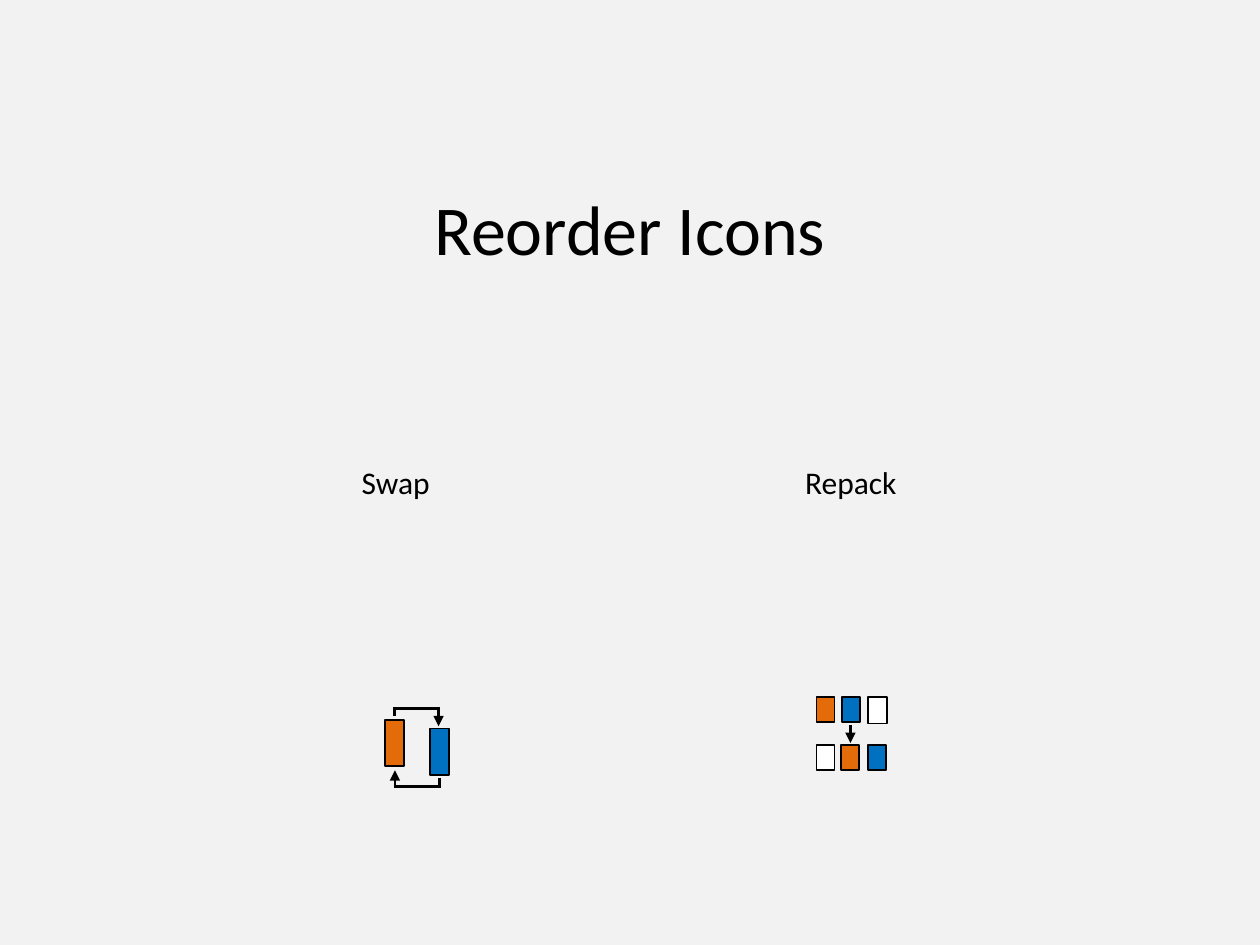
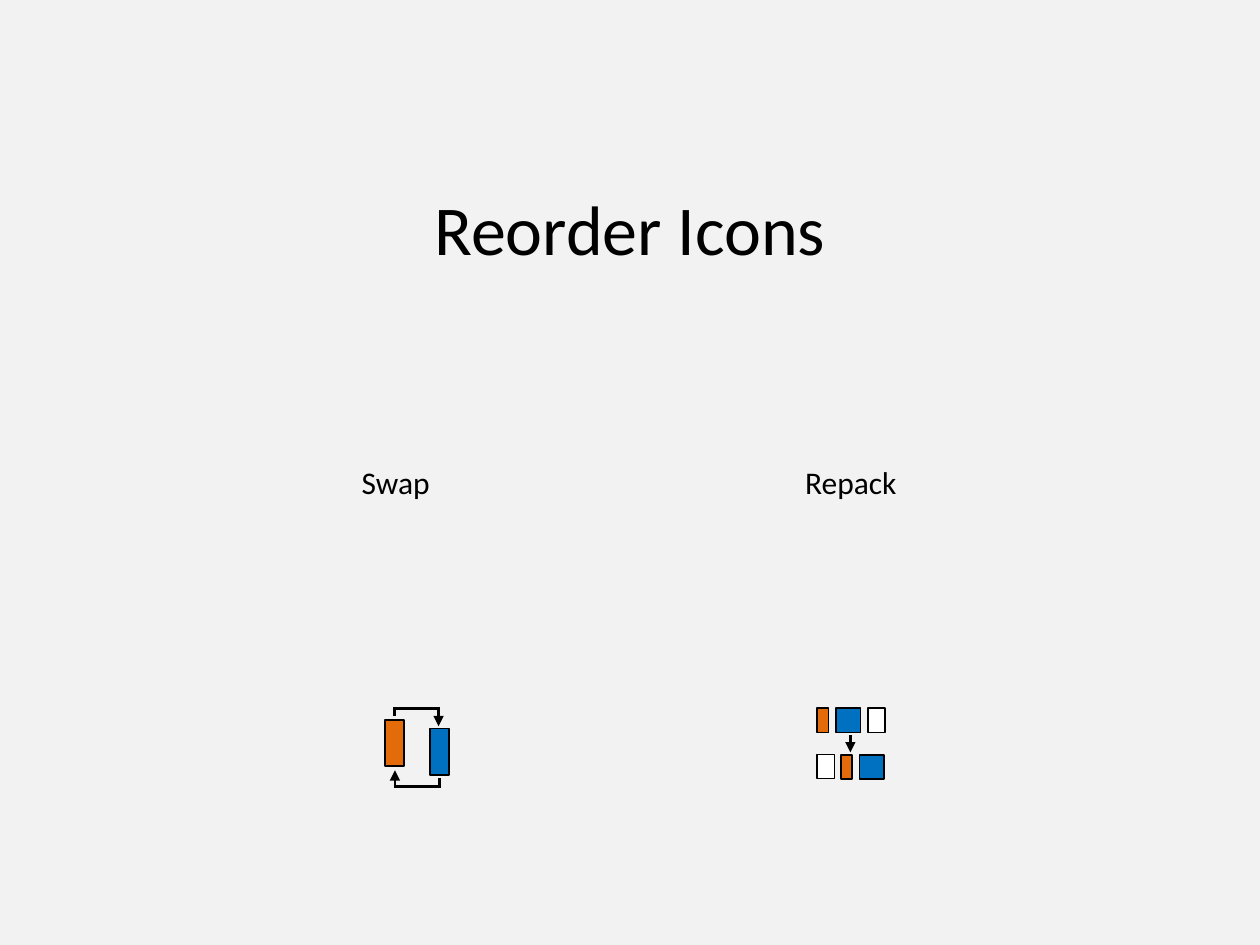
Before and after one commit to PowerPointLabs/PowerPointLabs, a slide deck: slide 5 of doc/Icons-PositionsLab.pptx. Drawn at 1260x945 pixels with LibreOffice and Linux fonts; fonts in the diff are those of the drawing. Boxes give left, top, right and bottom in pixels: in the first picture for what was removed or moved away, otherwise in the second. Text is boxed around its words. In the diff, an @@ line names an element or a change of style, - is before the commit and + after.

```diff
--- a/doc/Icons-PositionsLab.pptx
+++ b/doc/Icons-PositionsLab.pptx
@@ rectangle: place and size @@
-rectangle at bbox=[816, 697, 834, 722]
+rectangle at bbox=[818, 708, 829, 732]
@@ rectangle: place and size @@
-rectangle at bbox=[842, 697, 859, 722]
+rectangle at bbox=[835, 708, 861, 732]
@@ 2 rectangles, 1 arrow: place and size @@
-2 rectangles, 1 arrow at bbox=[816, 697, 887, 770]
+2 rectangles, 1 arrow at bbox=[818, 708, 886, 779]
@@ rectangle: place and size @@
-rectangle at bbox=[842, 745, 859, 770]
+rectangle at bbox=[842, 755, 853, 779]
@@ rectangle: place and size @@
-rectangle at bbox=[868, 745, 886, 770]
+rectangle at bbox=[859, 755, 885, 779]
```
Also in this commit, not shown: 1 other file.
